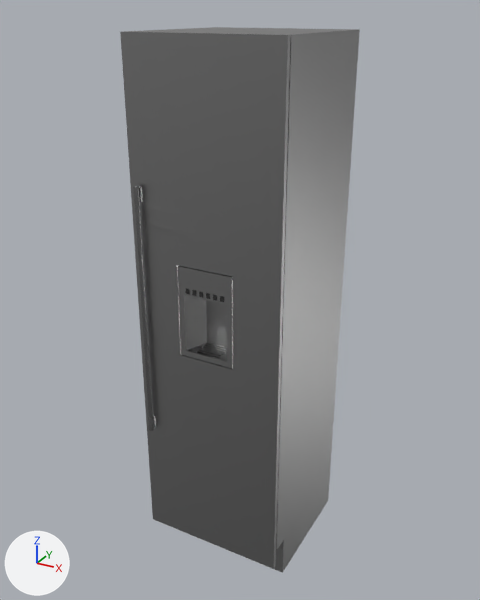
One commit to the Blender file Freezers/Thermador T24ID800RP.blend: the scene before it, then after it.
The view is the same before and after, from a camera (50 mm lens) standing at (1.47, -2.48, 2.2) and looking at (0.28, -0.3, 1.12). Every picture has the same lights, and +X, +Y and +Z are marked at lower left.

The first picture shows 'Thermador T24ID800RP'.
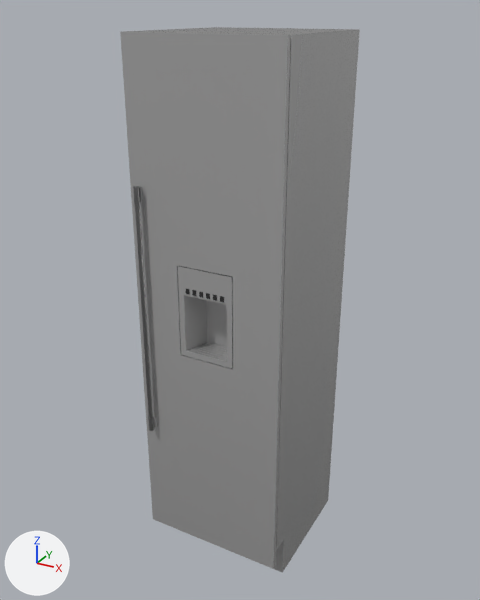
The change, as a list of edits to the scene's bpy script:
```text
Add mat_matte_chrome:
    mat_matte_chrome = bpy.data.materials.new('Matte Chrome')
    # nodes: BsdfAnisotropic, BsdfDiffuse, LayerWeight, MixShader, OutputMaterial
    # colours: grey #a8a8a8
Change me_mesh:
    where me_mesh.from_pydata(...)  # 460 vertices, 276 faces; spans x 0.0..0.6, y -0.64..0.0, z 0.0..2.13
    used by ob_thermador_t24id800rp; parent = ob_bpassembly_new_assembly; location = (0.0, 0.0, 0.0)
    me_mesh part 1: all 77 faces that had it switch from mat_stainless_steel to mat_matte_chrome
```

Pixel boxes [x1, y1, x2, y2] of what changed, in the pictures (480 x 600 px):
part 1 of me_mesh, recoloured: [120, 27, 360, 573] in both
